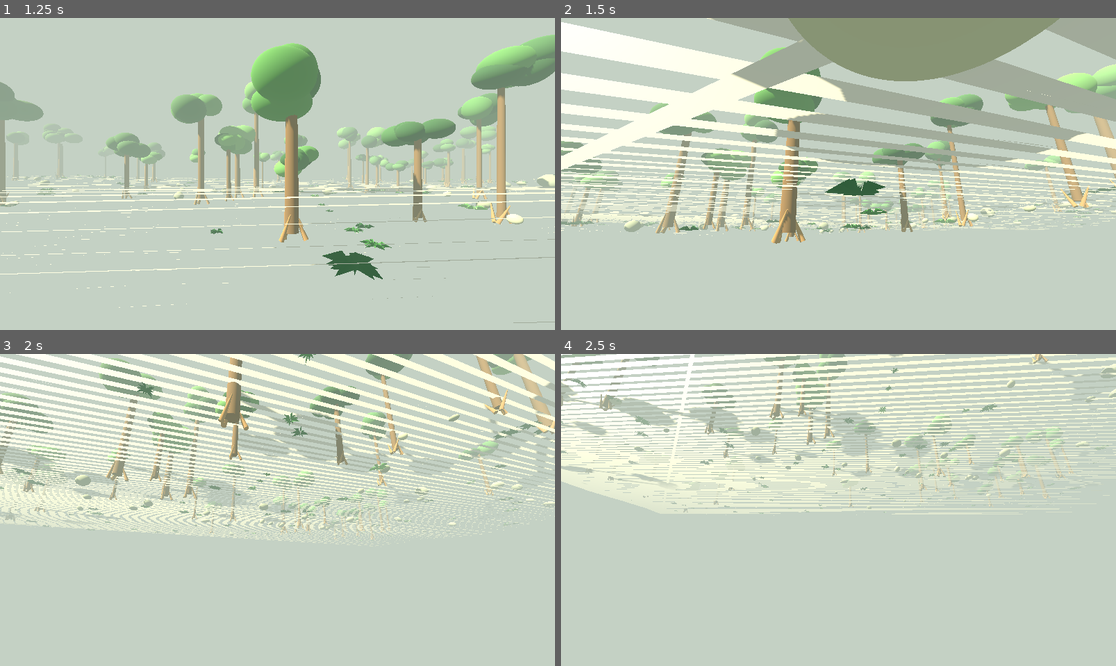
Above: before the commit, frames 1-4 (two rows, left to right).
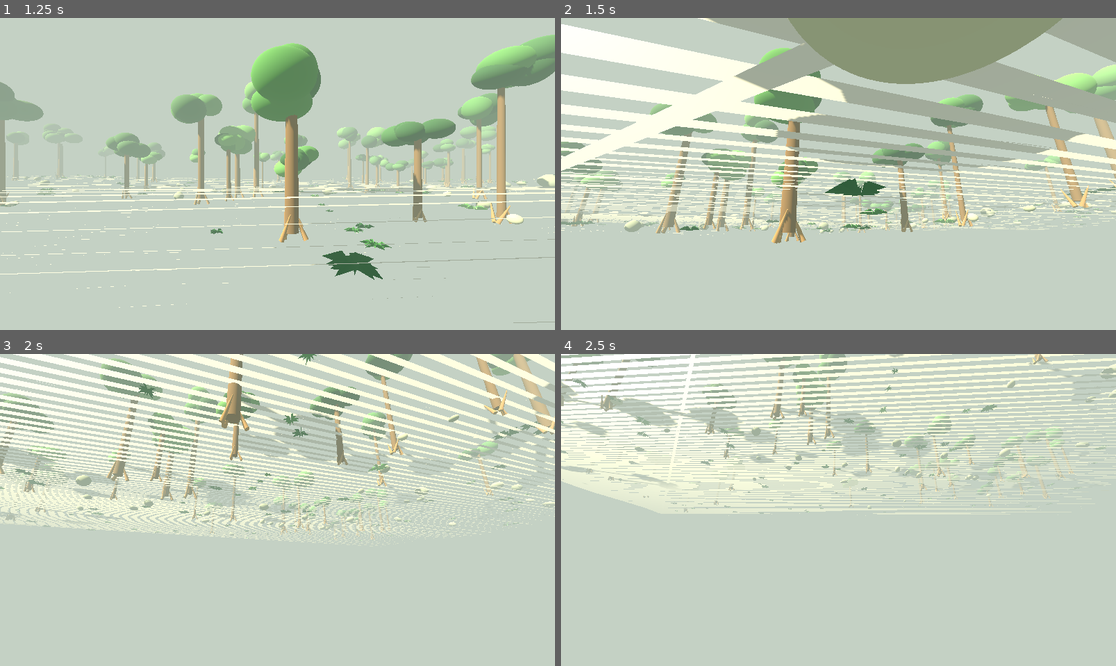
Above: after the commit, the same moments.

Repository: hexagonalslantpizza/Survival-game
Game: Godot game, scene res://scenes/main.tscn
Two runs of this game, one before a commit and one after it. Both use one fixed random seed, a clock stepped at 60 frames per second and the inputs below.
Inputs (mouse positions are in pixels of both pictures, inside the frame that each line leads up to):
- Up to frame 1 (1.25 s): tap Enter at 0.5 s; move the mouse to (249, 236) at 0.52 s; hold W (move_forward) from 0.53 s (still down); hold Shift (sprint) from 0.53 s (still down); click (249, 236) at 0.67 s; tap Space (jump) at 0.77 s
- Up to frame 2 (1.5 s): keep holding W (move_forward); move the mouse to (877, 177) at 1.27 s; release Shift (sprint) at 1.28 s; tap Shift (sprint) at 1.35 s
- Up to frame 3 (2 s): keep holding W (move_forward); tap Space (jump) at 1.52 s
- Up to frame 4 (2.5 s): keep holding W (move_forward); move the mouse to (794, 506) at 2.02 s; hold Shift (sprint) from 2.03 s (still down)

Frame 1 is identical in both runs. In frame 2, 4.7% of the frame differs, in the area x 0-100%, y 0-73%; in frame 3, 6.6%, in the area x 0-100%, y 0-61%; in frame 4, 5.2%.

Commit message:
Align player capsule with first-person camera

Diff:
--- a/GodotProject/scenes/player.tscn
+++ b/GodotProject/scenes/player.tscn
@@ -12,6 +12,7 @@
 script = ExtResource("1")
 
 [node name="CollisionShape3D" type="CollisionShape3D" parent="."]
+position = Vector3(0, 0.95, 0)
 shape = SubResource("CapsuleShape3D_player")
 
 [node name="Camera3D" type="Camera3D" parent="."]
